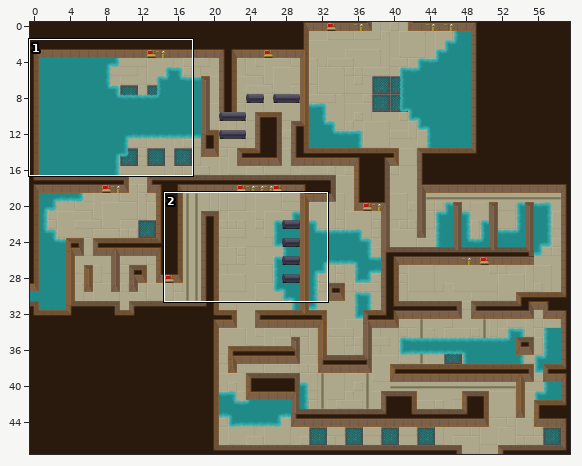
Tiled map: maps/2.tmx. Above: a wide view before the commit, with the close-up outlined.
Close-up. Before:
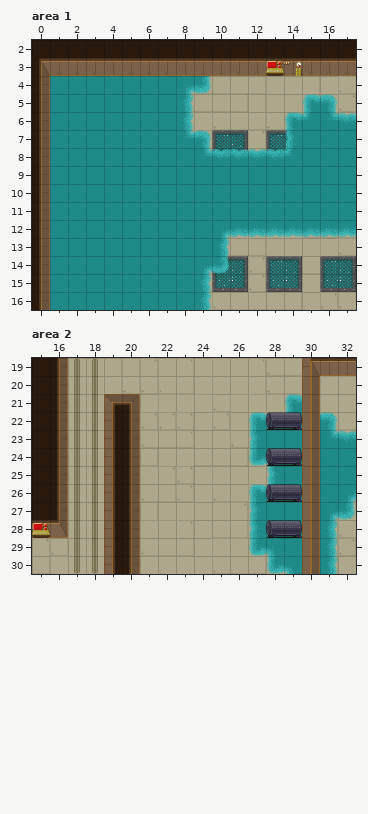
Cells are 32x32 px. Shown: area 1 x 0..17, y 2..16; area 2 x 15..32, y 19..30. The commit also changed other parts of the map, which this record leaves out.
After the commit:
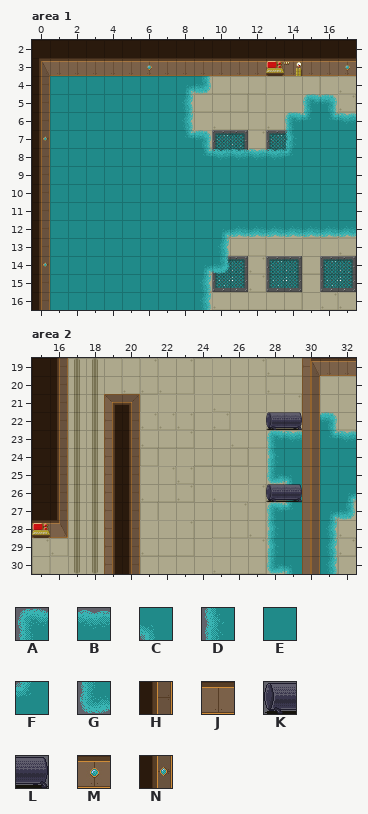
Key: from "tileset": A 7, B 8, C 16, D 17, E 18, F 26, G 27, H 55, J 64, K 70, L 72, M 80, N 81.
_ is an empty cell.
Diff:
Layer "walls", area 1:
Tile M replaces tile J in row 3 at x 6 and 17.
Tile N replaces tile H in row 7 at x 0; in row 14 at x 0.
Layer "water", area 2:
Tile A replaces tile E in row 23 at x 28; in row 27 at x 28.
Tile B replaces tile E in row 23 at x 29.
Tile C replaces tile E in row 25 at x 29.
Tile D replaces tile C in row 24 at x 28; in row 29 at x 28.
Tile D replaces tile E in row 26 at x 29; in row 28 at x 28.
Tile F replaces tile E in row 27 at x 29.
Tile G replaces tile D in row 25 at x 28.
The edit erases tile A in row 21 at x 29; in row 22 at x 27; in row 26 at x 27.
The edit erases tile B in row 22 at x 28.
The edit erases tile D in row 23 at x 27; in rows 27 to 28 at x 27.
The edit erases tile F in row 22 at x 29; in row 26 at x 28.
The edit erases tile G in row 24 at x 27; in row 29 at x 27.
Layer "walls", area 2:
The edit erases tile K in row 24 at x 28; in row 28 at x 28.
The edit erases tile L in row 24 at x 29; in row 28 at x 29.
Pixel boxes of the changes (left, top, right, bottom) in both close-ups:
changed: (147, 65, 152, 71)
changed: (345, 65, 350, 71)
changed: (43, 136, 48, 141)
changed: (43, 262, 48, 267)
changed: (249, 394, 302, 556)
